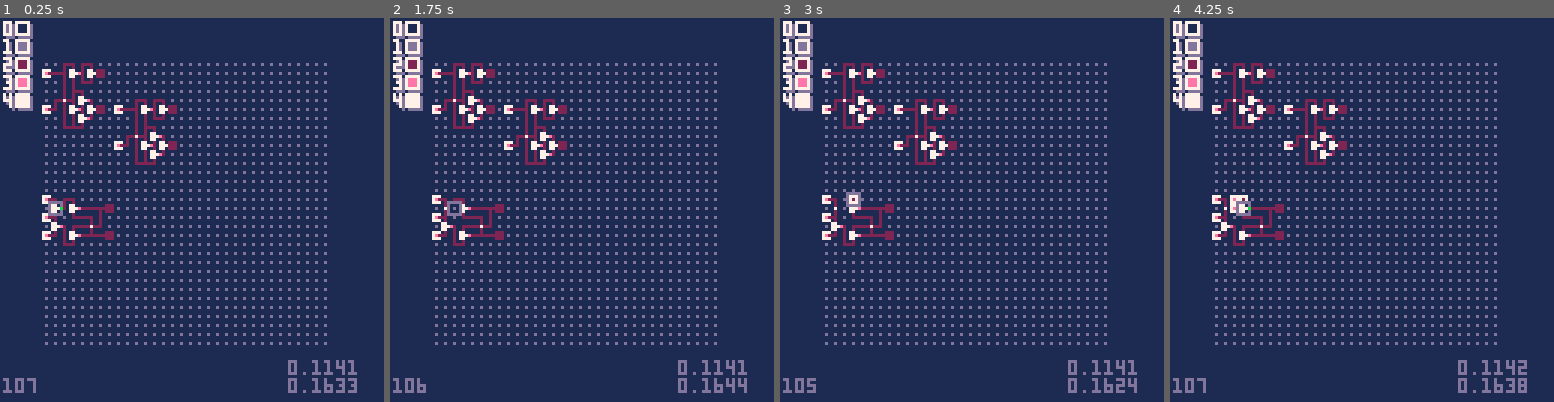
Above: before the commit, frames 1-4 (left to right).
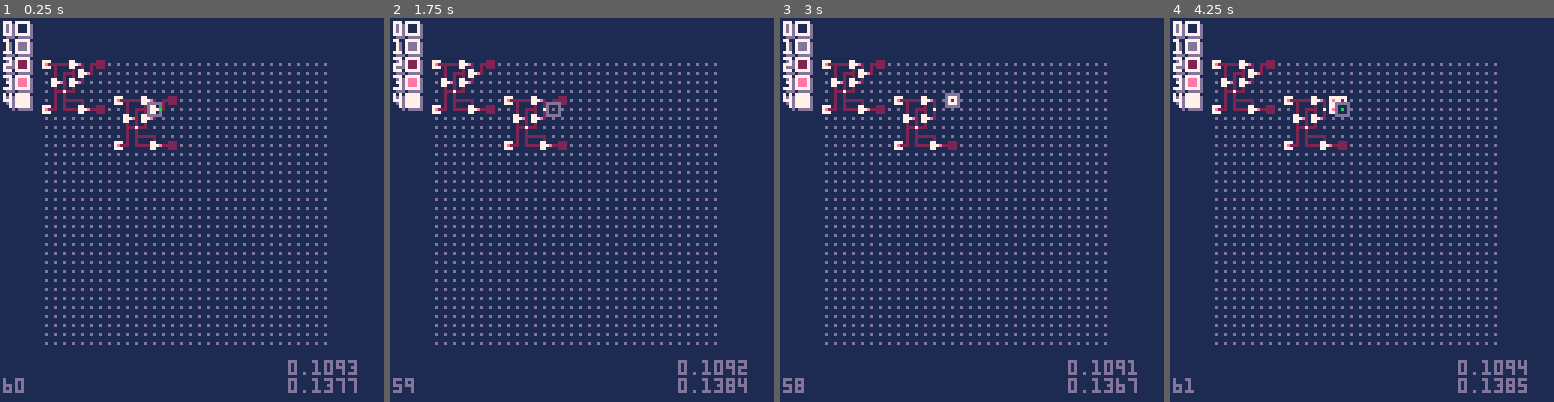
Above: after the commit, the same moments.

Repository: SestrenExsis/NANDGate
Game: PICO-8 cartridge nandgate.p8
Two runs of this game, one before a commit and one after it. Both use one fixed random seed, a clock stepped at 60 frames per second and the inputs below.
Inputs:
- Up to frame 1 (0.25 s): no input
- Up to frame 2 (1.75 s): tap X (X key) at 0.33, 1.07 s; tap O (Z key) at 0.7, 1.7 s; hold Right from 1.6 s (still down)
- Up to frame 3 (3 s): tap X (X key) at 1.85, 2.97 s; release Right at 2.1 s; tap O (Z key) at 2.1, 2.5, 2.9 s; hold Up 2.15-2.42 s; hold Right from 2.47 s (still down)
- Up to frame 4 (4.25 s): release Right at 3.03 s; hold Left 3.08-3.58 s; tap O (Z key) at 3.3, 3.7, 4.1 s; hold Down 3.63-3.97 s; hold Right from 4.02 s (still down); tap X (X key) at 4.08 s

The runs differ from the first frame. In frame 1, 3.5% of the frame differs, in the area x 0-93%, y 10-98%; in frame 2, 3.5%; in frame 3, 3.5%; in frame 4, 3.6%.

Commit message:
Recreate HALF ADDER metadevice

Diff:
--- a/nandgate.p8
+++ b/nandgate.p8
@@ -286,23 +286,19 @@
 
 _cmds={
 	half_adder={
-		7,2,1,5,2,6,6,6,
-		6,3,6,8,6,6,6,2,
-		5,3,6,6,3,6,8,6,
-		6,6,2,5,3,6,6,5,
-		5,4,6,2,6,6,6,8,
-		4,6,2,6,2,6,2,5,
-		4,3,6,2,6,2,6,2,
-		6,6,3,6,6,6,8,5,
-		3,4,6,8,6,8,5,3,
-		4,7,4,2,7,2,1,5,
-		2,6,6,6,8,6,6,6,
-		6,3,6,8,3,6,8,6,
-		8,4,6,6,6,2,5,3,
-		6,6,6,2,5,3,6,6,
-		5,5,4,6,2,6,6,3,
-		6,8,4,6,2,6,6,6,
-		8
+		5,2,6,6,3,6,6,6,
+		6,5,3,6,6,6,2,5,
+		3,6,6,6,8,6,6,5,
+		5,4,6,2,6,2,5,3,
+		6,6,3,6,8,6,6,3,
+		6,8,4,6,2,4,6,2,
+		5,4,6,2,3,6,2,6,
+		6,6,6,5,3,6,6,6,
+		6,5,5,4,6,6,6,6,
+		6,2,7,4,4,5,2,6,
+		6,6,8,6,8,3,6,8,
+		4,6,6,6,6,6,8,5,
+		3,6,6,6,8
 	},
 	sr_flip_flop={
 		3,5,2,6,6,6,2,5,
@@ -350,18 +346,18 @@
 			add(cmds,c)
 		end
 	end
-	_g:run(cmds)
+	--_g:run(cmds)
 	-- add starting devices
-	--[[
+	---[[
 	_g:setx(1)
 	_g:sety(1)
 	_g:run(_cmds.half_adder)
 	_g:setx(9)
 	_g:sety(5)
 	_g:run(_cmds.half_adder)
-	_g:setx(1)
-	_g:sety(16)
-	_g:run(_cmds.sr_flip_flop)
+	--_g:setx(1)
+	--_g:sety(16)
+	--_g:run(_cmds.sr_flip_flop)
 	--]]
 	printh("-- interactive",_cart)
 	-- alter color palette
@@ -479,6 +475,7 @@
 					if (
 						nidx!=idx and
 						ndvc!=0 and
+						ndvc!=nil and
 						ndvc.name=="lamp"
 					) then
 						add(srcs,{idx,nidx,out})
@@ -703,8 +700,3 @@
 		end
 	end
 end
-__gfx__
-10120172152666636866625366368666253665546266684626262543626262663666853468685347427215266686666368368684666253666253665546266368
-46266681092057215266663686662536636866625366554626668462626254362626266366685346868534742721526668666636836868466625366625366554
-62663684626668101210352666253666866625366666666557416262645464646247225266687216253711526668666262666853666636666554686864646874
-17410000000000000000000000000000000000000000000000000000000000000000000000000000000000000000000000000000000000000000000000000000
